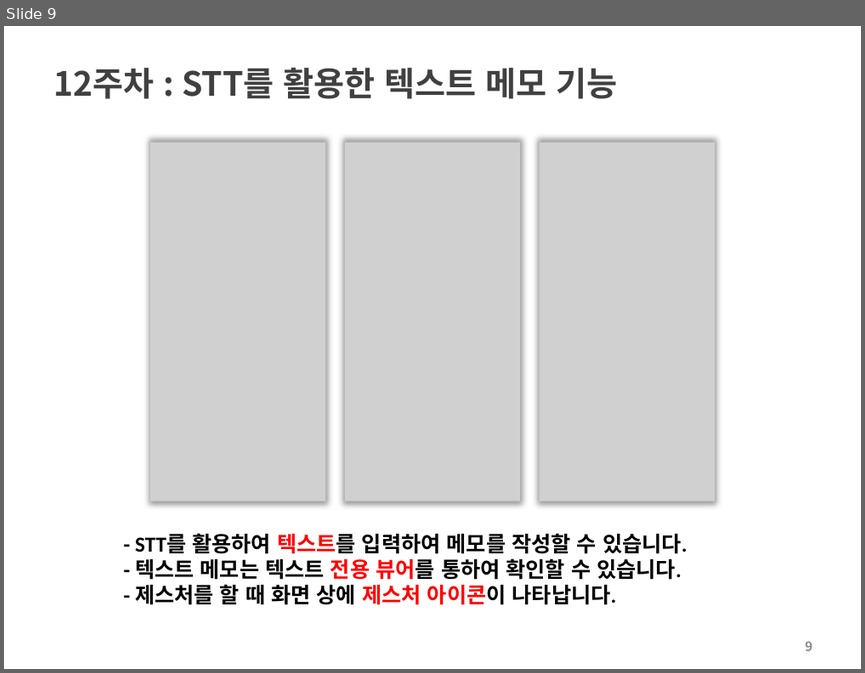
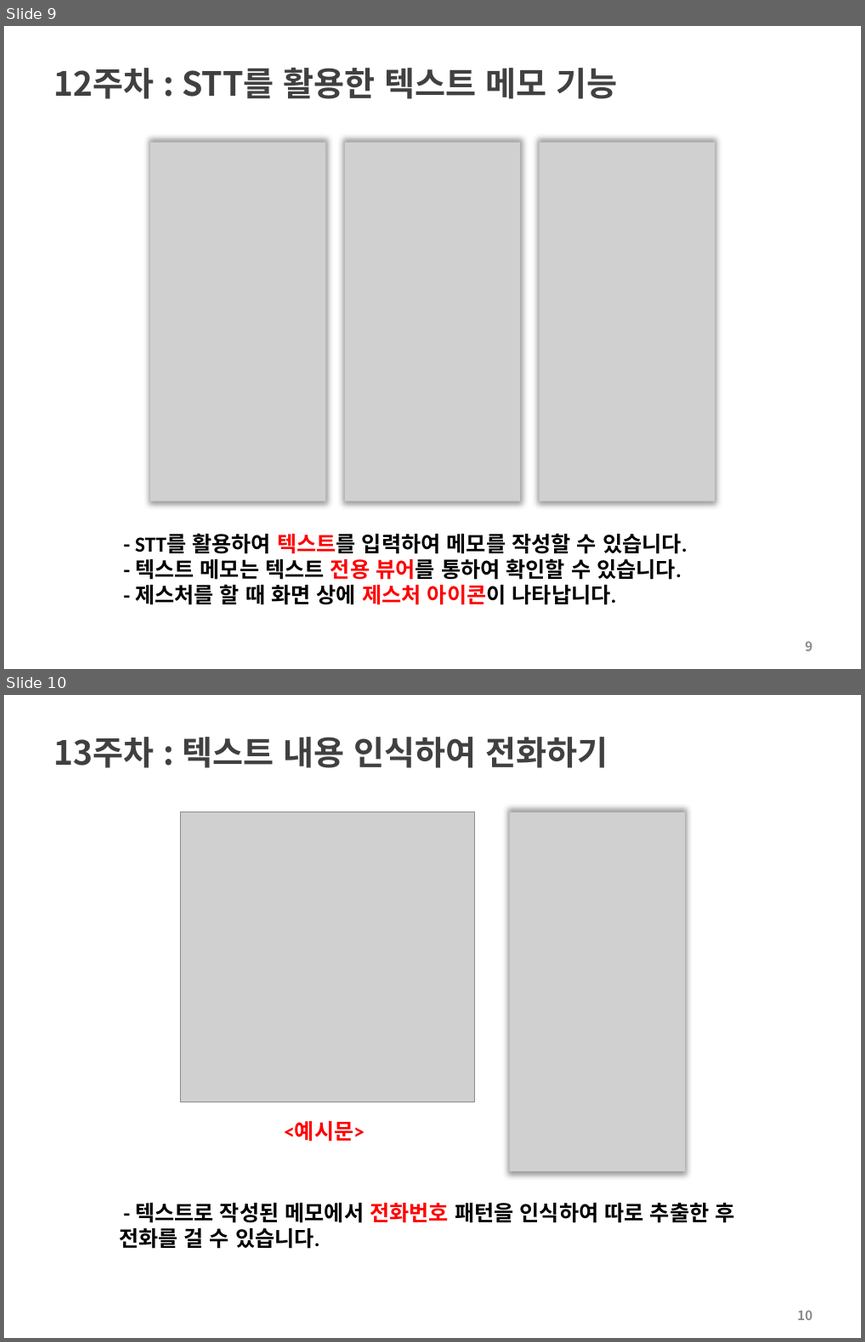
Before and after one commit to choisinho/capstone1, a slide deck: Vi메모_캡스톤디자인_주차별_보고.pptx. Shown one above the other, each under a label of ours: slide 9 before the commit, slides 9 and 10 after it. The pictures are 865x673 and 865x1342 pixels, drawn with LibreOffice and Linux fonts; fonts in the diff are those of the drawing; grey boxes stand for pictures; background and template pictures are left out. Boxes give left, top, right and bottom in pixels: in the first picture for what was removed or moved away, otherwise in the second. Text is boxed around its words. In the diff, an @@ line names an element or a change of style, - is before the commit and + after.

```diff
--- a/Vi메모_캡스톤디자인_주차별_보고.pptx
+++ b/Vi메모_캡스톤디자인_주차별_보고.pptx
@@ slide 10 added at [4, 695, 861, 1338], background #FFFFFF @@
@@ title added at [54, 737, 608, 768], 28 pt, text #404040, bold @@
+13주차 : 텍스트 내용 인식하여 전화하기
@@ picture added at [180, 812, 474, 1102] @@
@@ picture added at [510, 812, 685, 1171] @@
@@ text added at [284, 1122, 364, 1141], 18 pt, text #FF0000, bold @@
+<예시문>
@@ text added at [119, 1202, 735, 1248], 18 pt, text #000000, bold @@
+- 텍스트로 작성된 메모에서 전화번호 패턴을 인식하여 따로 추출한 후 전화를 걸 수 있습니다.
@@ page number added at [797, 1310, 812, 1320], 11 pt, text #8C8C8C, bold @@
+10
```
Also in this commit, not shown: 3 other files.
